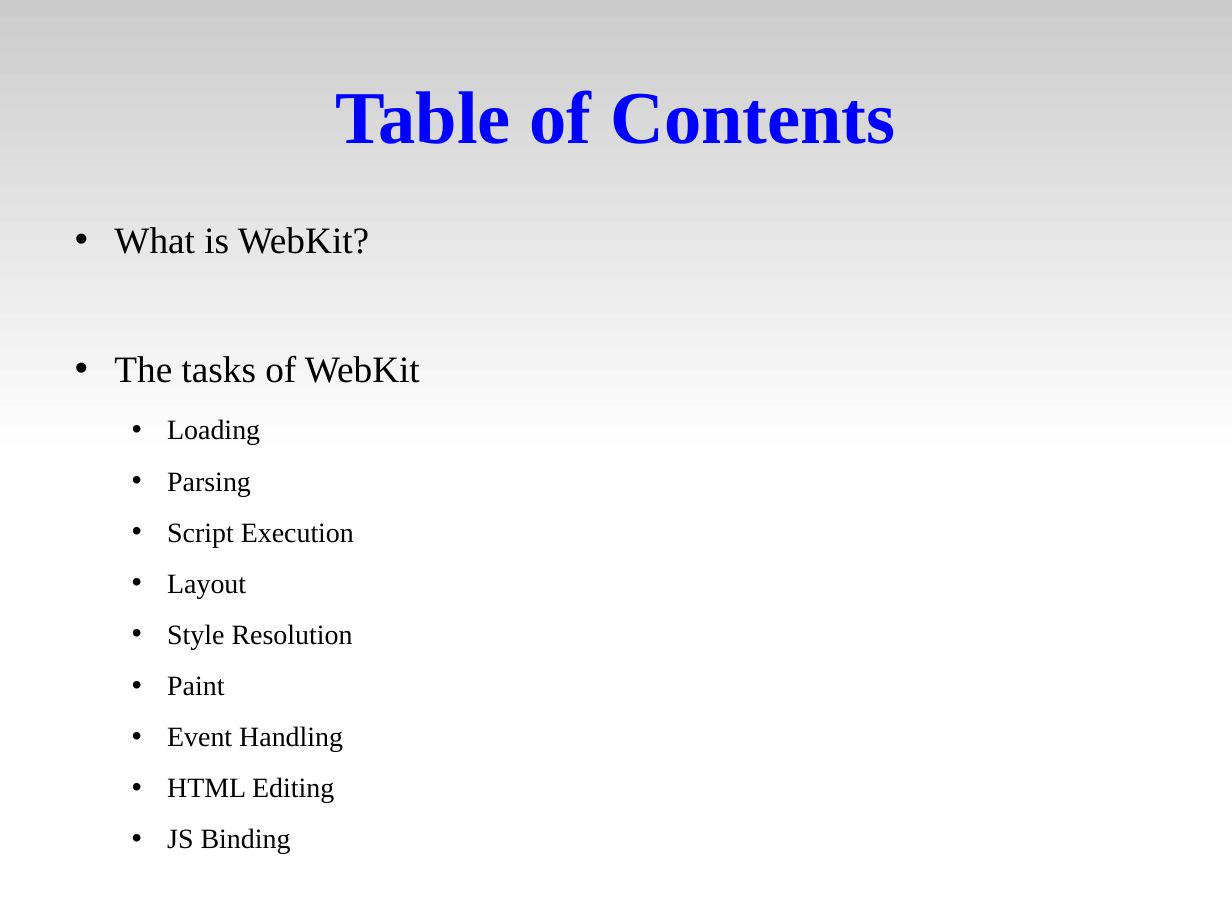
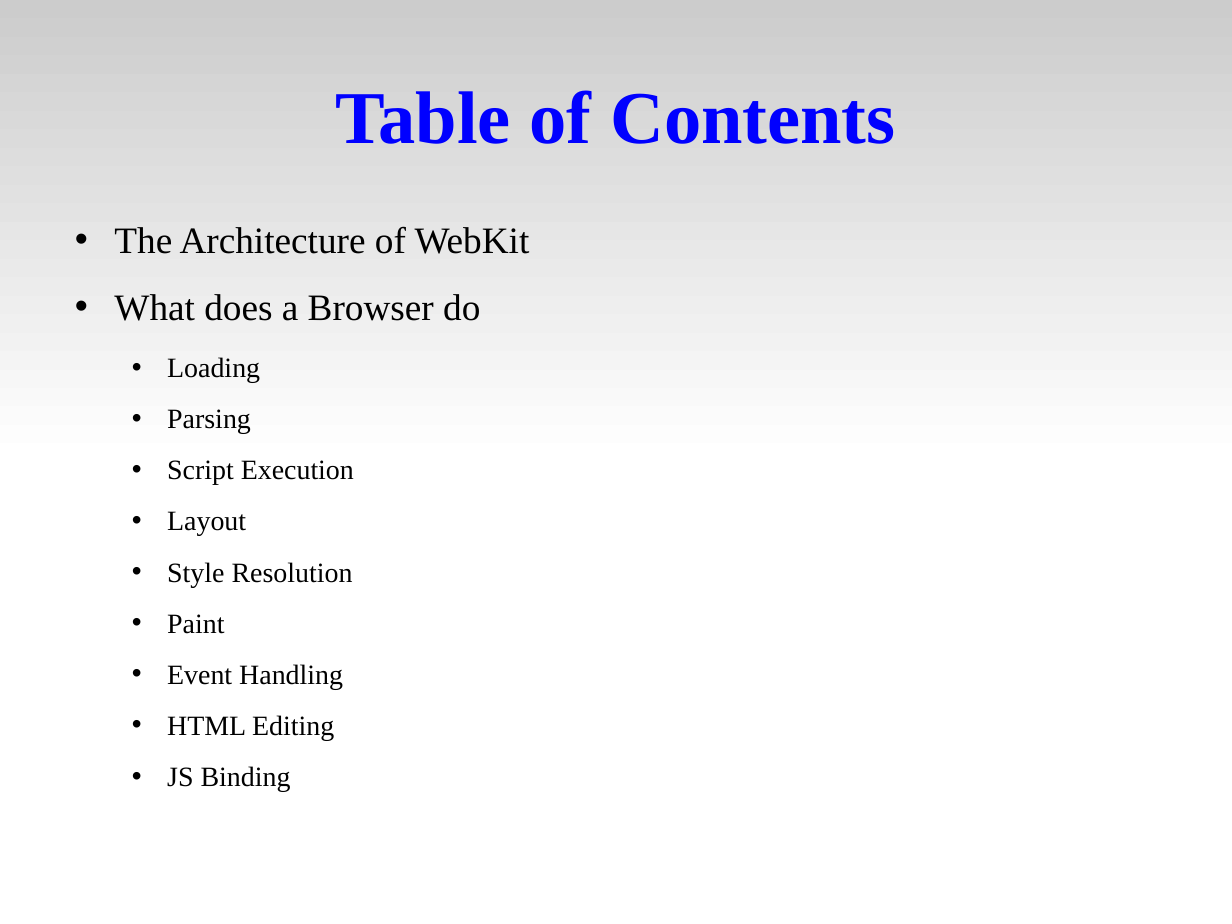
Before and after one commit to tsaicw/browser_research, a slide deck: slide 2 of WebKit/WebKit.odp. Drawn at 1232x924 pixels with LibreOffice and Linux fonts; fonts in the diff are those of the drawing. Boxes give left, top, right and bottom in pixels: in the first picture for what was removed or moved away, otherwise in the second. Text is boxed around its words. In the diff, an @@ line names an element or a change of style, - is before the commit and + after.

Commit message:
[WebKit]   Modify the "Table of Contents" page.   Modify the "What is Chrome" page.

```diff
--- a/WebKit/WebKit.odp
+++ b/WebKit/WebKit.odp
@@ text at [114, 226, 530, 321]: text changed @@
-• What is WebKit?
-• The tasks of WebKit
+• The Architecture of WebKit
+• What does a Browser do
```
Also in this commit, not shown: 6 other slides changed, 2 slides added, 3 slides removed.
